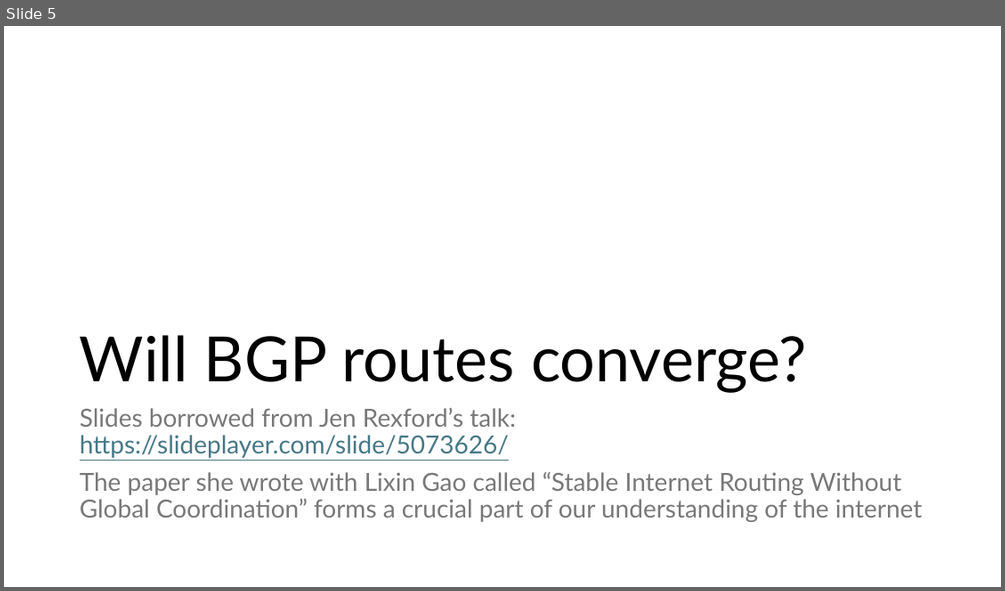
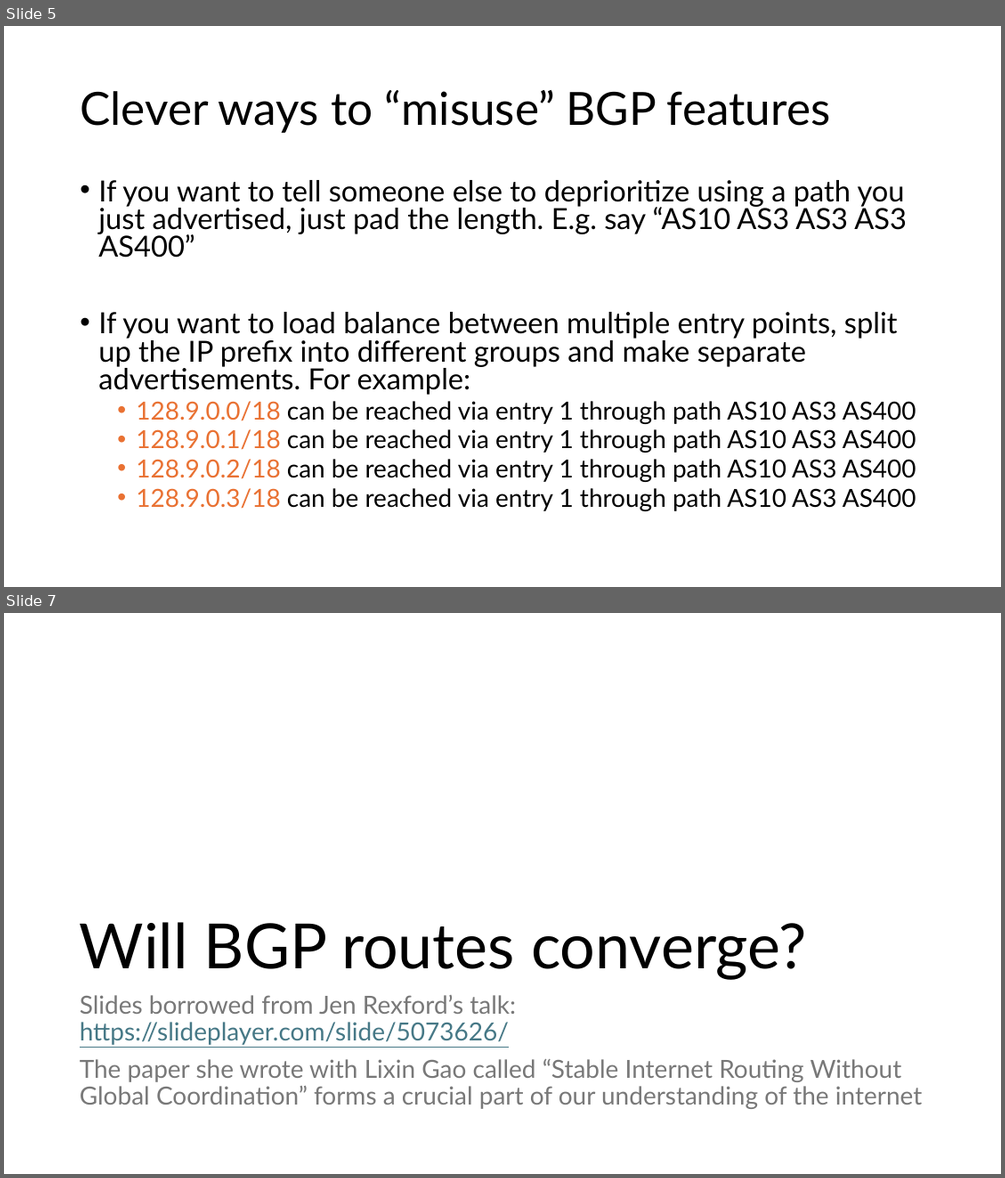
Before and after one commit to venkatarun95/mit_page, a slide deck: f25/assets/slides/lec7-bgp-advanced.pptx. Shown one above the other, each under a label of ours: slide 5 before the commit, slides 5 and 7 after it; the slides between them are not shown. The pictures are 1005x591 and 1005x1178 pixels, drawn with LibreOffice and Linux fonts; fonts in the diff are those of the drawing. Boxes give left, top, right and bottom in pixels: in the first picture for what was removed or moved away, otherwise in the second. Text is boxed around its words. In the diff, an @@ line names an element or a change of style, - is before the commit and + after.

```diff
--- a/f25/assets/slides/lec7-bgp-advanced.pptx
+++ b/f25/assets/slides/lec7-bgp-advanced.pptx
@@ slide 5 added at (4,26,1001,587), background #FFFFFF @@
@@ title added at (80,90,830,133), 44 pt, text #000000 @@
+Clever ways to “misuse” BGP features
@@ text added at (98,180,916,511), 28 pt, text #000000 @@
+• If you want to tell someone else to deprioritize using a path you just advertised, just pad the length. E.g. say “AS10 AS3 AS3 AS3 AS400”
+• If you want to load balance between multiple entry points, split up the IP prefix into different groups and make separate advertisements. For example:
+  • 128.9.0.0/18 can be reached via entry 1 through path AS10 AS3 AS400
+  • 128.9.0.1/18 can be reached via entry 1 through path AS10 AS3 AS400
+  • 128.9.0.2/18 can be reached via entry 1 through path AS10 AS3 AS400
+  • 128.9.0.3/18 can be reached via entry 1 through path AS10 AS3 AS400
@@ what was slide 5 is now slide 7 @@
```
Also in this commit, not shown: 4 slides changed, 3 other slides added.
